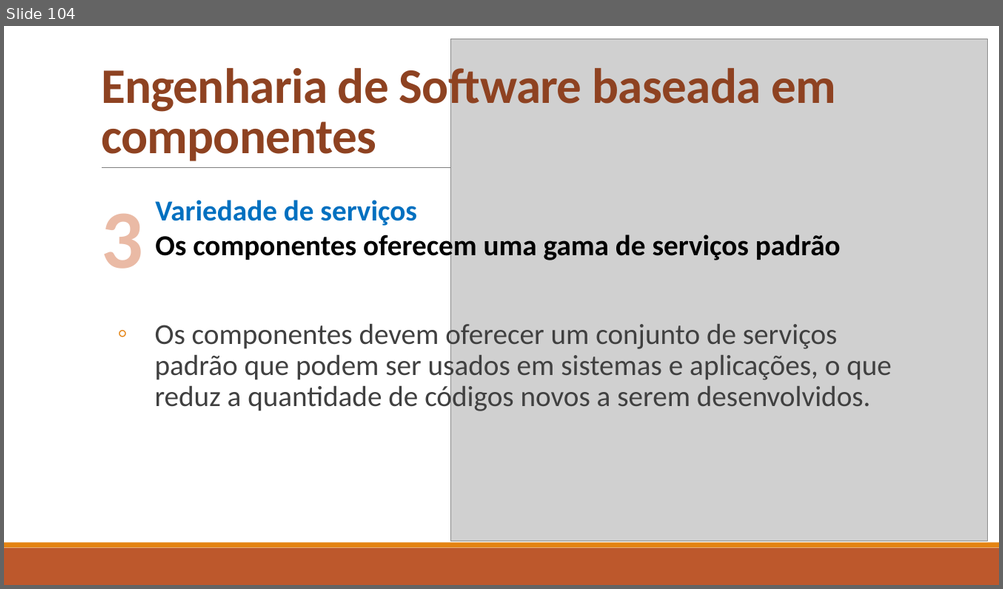
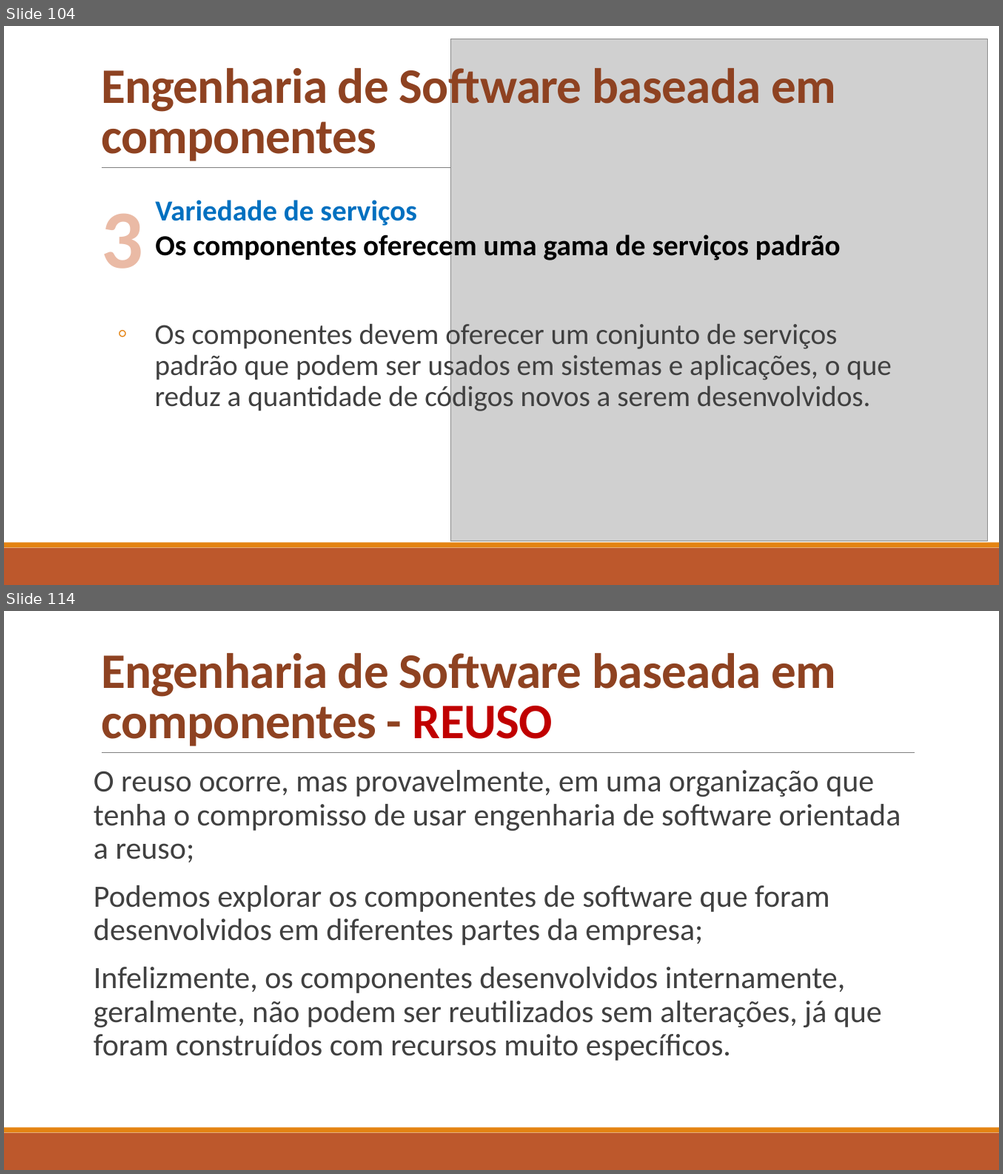
Before and after one commit to celsofurtado/reuso, a slide deck: Reuso de Software e Componentes.pptx. Shown one above the other, each under a label of ours: slide 104 before the commit, slides 104 and 114 after it; the slides between them are not shown. The pictures are 1003x589 and 1003x1174 pixels, drawn with LibreOffice and Linux fonts; fonts in the diff are those of the drawing; grey boxes stand for pictures. Boxes give left, top, right and bottom in pixels: in the first picture for what was removed or moved away, otherwise in the second. Text is boxed around its words. In the diff, an @@ line names an element or a change of style, - is before the commit and + after.

```diff
--- a/Reuso de Software e Componentes.pptx
+++ b/Reuso de Software e Componentes.pptx
@@ slide 114 added at box(4, 611, 999, 1170), background #FFFFFF; not listed: 3 template elements that a slide beside it also shows @@
@@ title added at box(101, 653, 836, 746), 48 pt, text #8E4221, bold @@
+Engenharia de Software baseada em componentes - REUSO
@@ text added at box(94, 770, 901, 1061), 30 pt, text #404040 @@
+O reuso ocorre, mas provavelmente, em uma organização que tenha o compromisso de usar engenharia de software orientada a reuso;
+Podemos explorar os componentes de software que foram desenvolvidos em diferentes partes da empresa;
+Infelizmente, os componentes desenvolvidos internamente, geralmente, não podem ser reutilizados sem alterações, já que foram construídos com recursos muito específicos.
```
Also in this commit, not shown: 35 other slides added.
